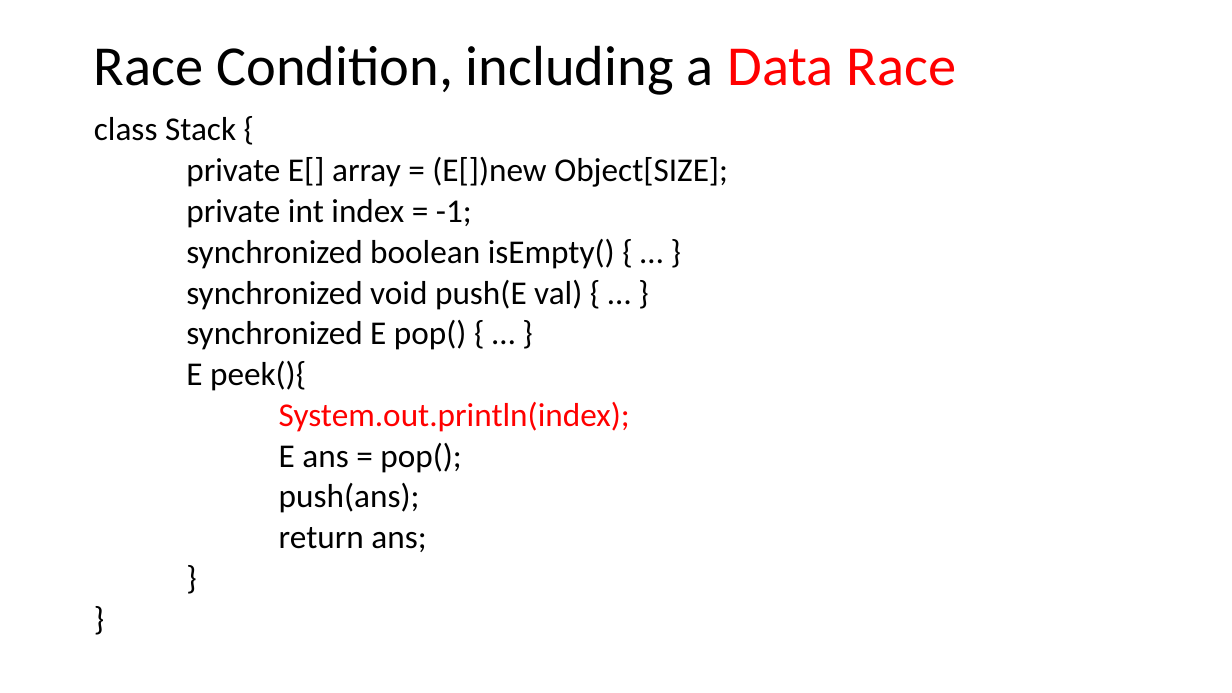
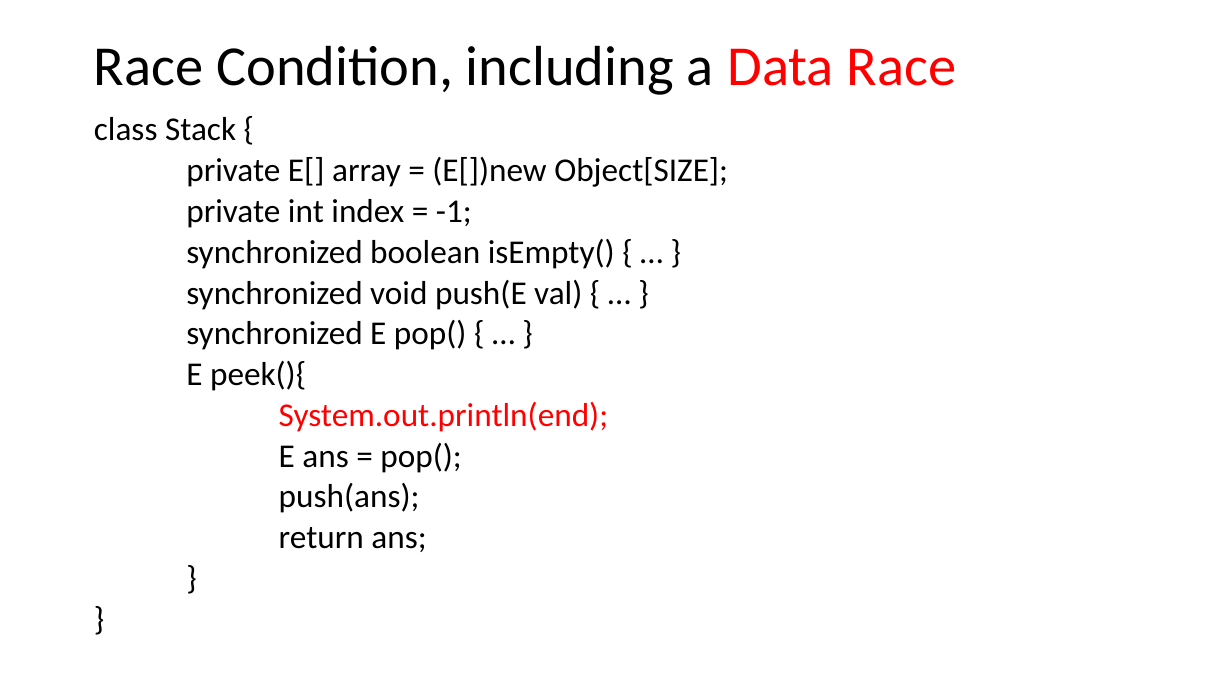
Before and after one commit to natebrunelle/cse332, a slide deck: slide 20 of markdown/files/slides/lecture20_concurrency2.pptx (slide 17 before the commit). Drawn at 1232x693 pixels with LibreOffice and Linux fonts; fonts in the diff are those of the drawing. Boxes give left, top, right and bottom in pixels: in the first picture for what was removed or moved away, otherwise in the second. Text is boxed around its words. In the diff, an @@ line names an element or a change of style, - is before the commit and + after.

```diff
--- a/markdown/files/slides/lecture20_concurrency2.pptx
+++ b/markdown/files/slides/lecture20_concurrency2.pptx
@@ text at <box>279,402,608,432</box>: text changed @@
-System.out.println(index);
+System.out.println(end);
```
Also in this commit, not shown: 26 other slides changed, 5 slides added, 2 slides removed, 12 other files.
